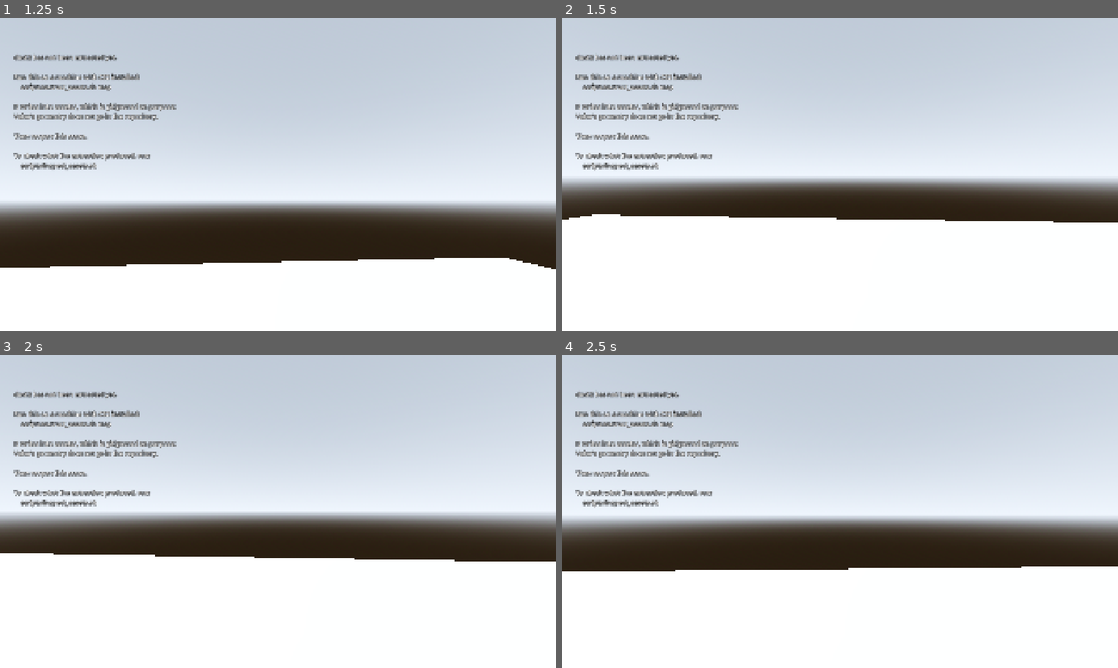
Above: before the commit, frames 1-4 (two rows, left to right).
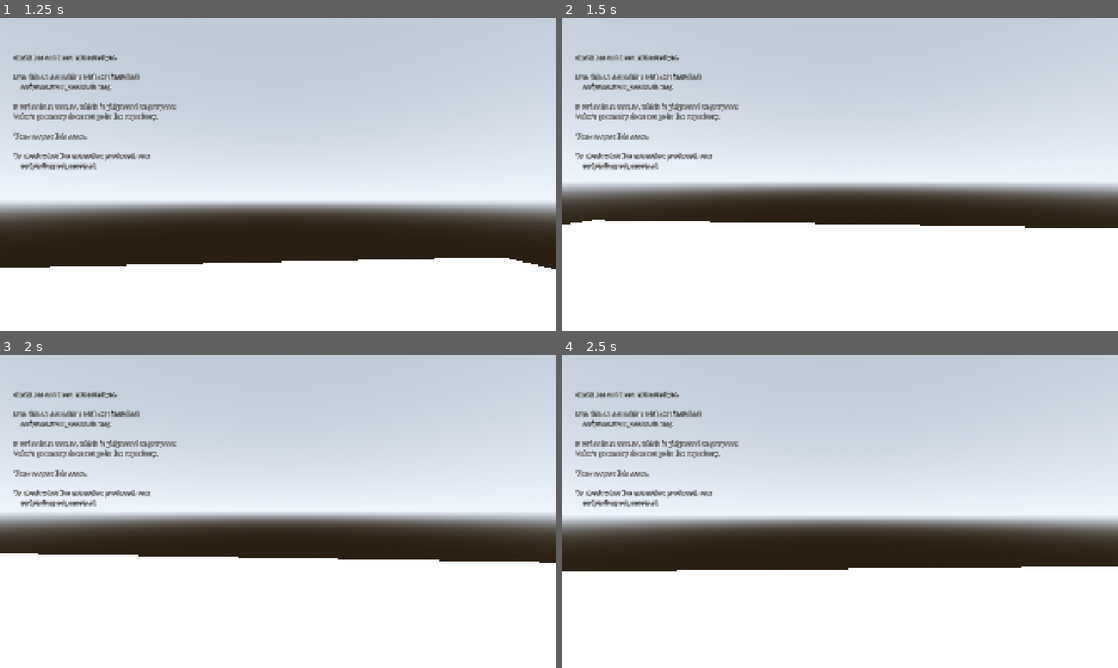
Above: after the commit, the same moments.

Repository: sidcarrollworks/CSGODOT
Game: Godot game, scene res://maps/de_dust2/de_dust2.tscn
Same seed, same stepped clock (60 frames per second), same inputs: the game is played once before the commit and once after it.
Inputs (mouse positions are in pixels of both pictures, inside the frame that each line leads up to):
- Up to frame 1 (1.25 s): tap Enter at 0.5 s; move the mouse to (305, 174) at 0.52 s; press the mouse at (305, 174) at 0.53 s; hold W (move_forward) from 0.53 s (still down); tap Space (jump) at 0.77 s
- Up to frame 2 (1.5 s): keep holding W (move_forward); move the mouse to (812, 174) at 1.27 s; release the mouse at (812, 174) at 1.28 s; right-click (812, 174) at 1.35 s
- Up to frame 3 (2 s): keep holding W (move_forward); tap Space (jump) at 1.52 s
- Up to frame 4 (2.5 s): keep holding W (move_forward); move the mouse to (851, 505) at 2.02 s; hold Ctrl (duck) from 2.03 s (still down)

Frame 1 is identical in both runs. In frame 2, 7.6% of the frame differs, in the area x 0-100%, y 51-68%; in frame 3, less than 0.1%; in frame 4, less than 0.1%.

Commit message:
Take twice as long coming home off the trigger
view_punch_release_time goes from 0.35 to 0.7 seconds. It is the whole
travel, end of fire to recentred, and the return's shape is scale free,
so doubling it doubles every milestone and changes nothing else: the AK
is halfway home in 109 ms against 62 and within a quarter degree in 484
against 242, the M4 in 406 against 203. The spray's height, the
per-round shove and the single tap are untouched.

Three test thresholds were sized against the old number and are tied to
the knob now rather than being numbers of their own. The halfway check
is a fraction of the return, since an exponential is halfway down after
ln(2)/ln(100) of the time it takes to settle. The shape check measures
eighths of the return rather than fixed thirty-millisecond windows, so
it tests the curve and not how long the curve was set to last. And the
two springs are no longer compared by their spring constants, which are
not comparable — the firing half is derived from an impulse response and
the release from a plain exponential — but by their recovery times.

Co-Authored-By: Claude Opus 5 (1M context) <noreply@anthropic.com>
Claude-Session: https://claude.ai/code/session_01YJnWJFEo2kKSxD4GAVgMTN

Diff:
--- a/src/weapons/weapon_data.gd
+++ b/src/weapons/weapon_data.gd
@@ -246,7 +246,7 @@
 ##
 ## Sid, 2026-09-22: "let's also make the decay when you stop shooting a little
 ## short. It feels a bit too floating at the moment."
-@export var view_punch_release_time: float = 0.35
+@export var view_punch_release_time: float = 0.7
 
 ## How long after the last round the trigger counts as still down, in rounds.
 ##
--- a/tests/run_weapon_tests.gd
+++ b/tests/run_weapon_tests.gd
@@ -556,10 +556,17 @@
 ## "the decay when you stop shooting... feels a bit too floating."
 func _test_the_camera_holds_while_firing_and_lets_go_after() -> void:
 	for data in [WeaponLibrary.ak47(), WeaponLibrary.m4a1s()]:
-		_check(
-			data.hold_punch_spring(false) > data.hold_punch_spring(true) * 4.0,
-			"%s pulls the view back far harder off the trigger than on it"
-				% data.display_name
+		# The two springs are derived differently — the firing half from an
+		# impulse response, the release from a plain exponential — so their
+		# spring constants are not comparable. Their recovery times are.
+		_check(
+			data.view_punch_release_time < data.view_punch_recovery_time * 0.5,
+			"%s comes home in %.0f ms off the trigger against %.0f ms on it"
+				% [
+					data.display_name,
+					data.view_punch_release_time * 1000.0,
+					data.view_punch_recovery_time * 1000.0
+				]
 		)
 
 		# Empty a magazine, then let go and watch it come home.
@@ -584,10 +591,17 @@
 				halfway = float(tick + 1) * DT
 			lowest = minf(lowest, weapon.aim_punch.y)
 
-		_check(
-			halfway > 0.0 and halfway < 0.1,
-			"%s crosshair is halfway home %.0f ms after the trigger comes up"
-				% [data.display_name, halfway * 1000.0]
+		# An exponential is halfway down after ln(2)/ln(100) of the time it
+		# takes to settle, so this tracks view_punch_release_time rather than
+		# being a number of its own.
+		_check(
+			halfway > 0.0 and halfway < data.view_punch_release_time * 0.25,
+			"%s crosshair is halfway home %.0f ms after the trigger comes up, against a %.0f ms return"
+				% [
+					data.display_name,
+					halfway * 1000.0,
+					data.view_punch_release_time * 1000.0
+				]
 		)
 		# A return should not swing past the thing it is returning to. Under
 		# damped, this passed most of a degree BELOW where the player was
@@ -637,8 +651,11 @@
 				break
 			left = weapon.aim_punch.y
 
-		# How far it falls in each of eight windows of thirty milliseconds.
-		var window := int(0.03 / DT)
+		# How far it falls in each of eight windows, the eight together being
+		# the whole return. Windows of the return's own length rather than a
+		# fixed number of milliseconds, so the shape is what is measured and
+		# not how long the return was set to take.
+		var window := int(data.view_punch_release_time / 8.0 / DT)
 		var falls: Array[float] = []
 		var was := left
 		for step in 8:
@@ -658,12 +675,12 @@
 
 		_check(
 			steepest_first and easing,
-			"%s crosshair falls hardest the moment the trigger comes up and eases out from there (%.2f, %.2f, %.2f, %.2f degrees over the first four windows)"
+			"%s crosshair falls hardest the moment the trigger comes up and eases out from there (%.2f, %.2f, %.2f, %.2f degrees over the first four eighths)"
 				% [data.display_name, falls[0], falls[1], falls[2], falls[3]]
 		)
 		_check(
 			falls[0] > left * 0.25,
-			"%s crosshair gives up %.0f per cent of its height in the thirty milliseconds after it tops out rather than hanging there"
+			"%s crosshair gives up %.0f per cent of its height in the first eighth of its return rather than hanging there"
 				% [data.display_name, 100.0 * falls[0] / maxf(left, 0.0001)]
 		)
 
Not shown, changed: reference/weapon_stats.md
